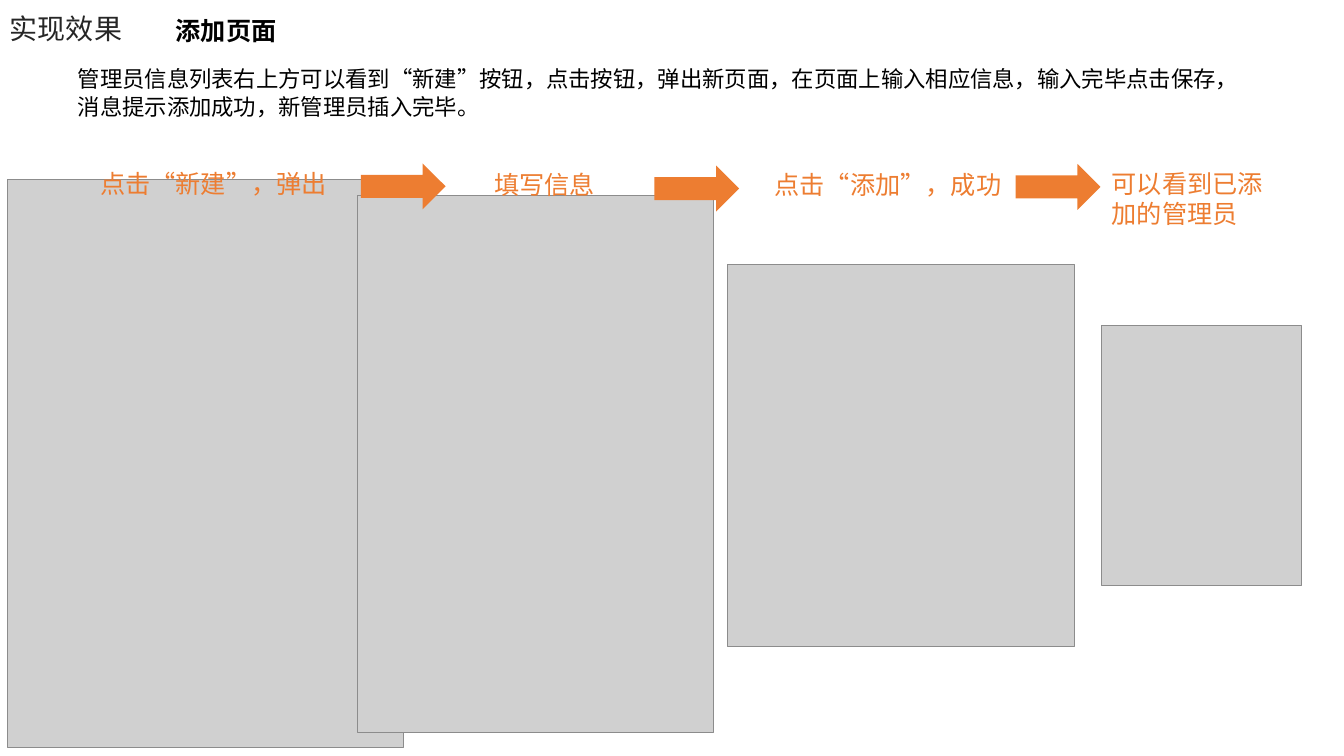
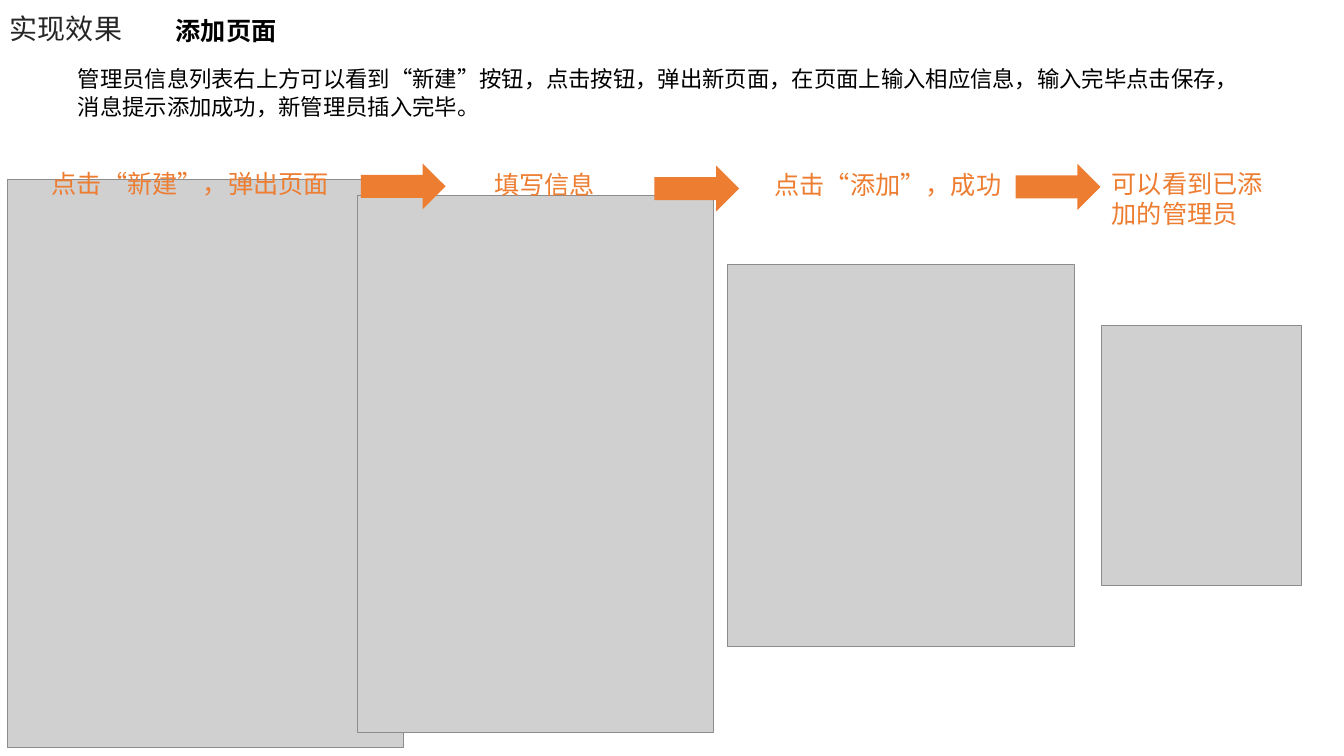
Before and after one commit to electronic-shopping-mall/liuyue, a slide deck: slide 17 of 答辩PPT.pptx. Drawn at 1344x756 pixels with LibreOffice and Linux fonts; fonts in the diff are those of the drawing; grey boxes stand for pictures; background and template pictures are left out. Boxes give left, top, right and bottom in pixels: in the first picture for what was removed or moved away, otherwise in the second. Text is boxed around its words. In the diff, an @@ line names an element or a change of style, - is before the commit and + after.

```diff
--- a/答辩PPT.pptx
+++ b/答辩PPT.pptx
@@ text at [52, 167, 329, 196]: text changed @@
-点击“新建”，弹出
+点击“新建”，弹出页面
```
Also in this commit, not shown: 3 other slides changed.
